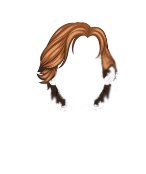
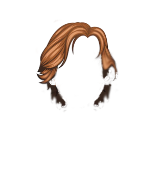
Layer changes from the first 146 x 174 image to the second:
painted on "longmasc.png" over [61, 69, 112, 104]
